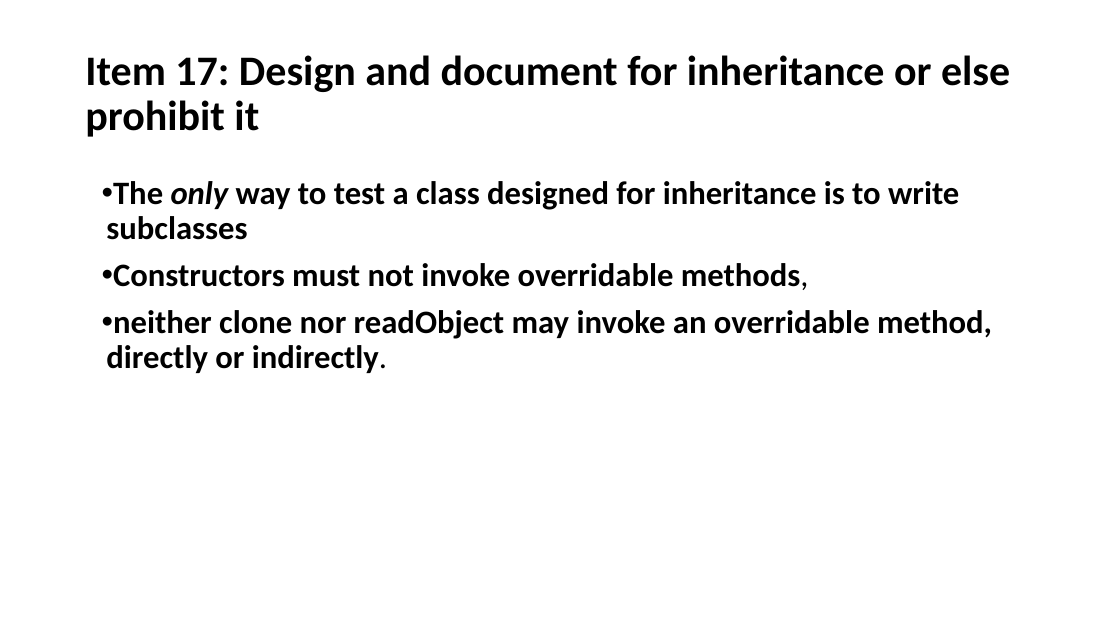
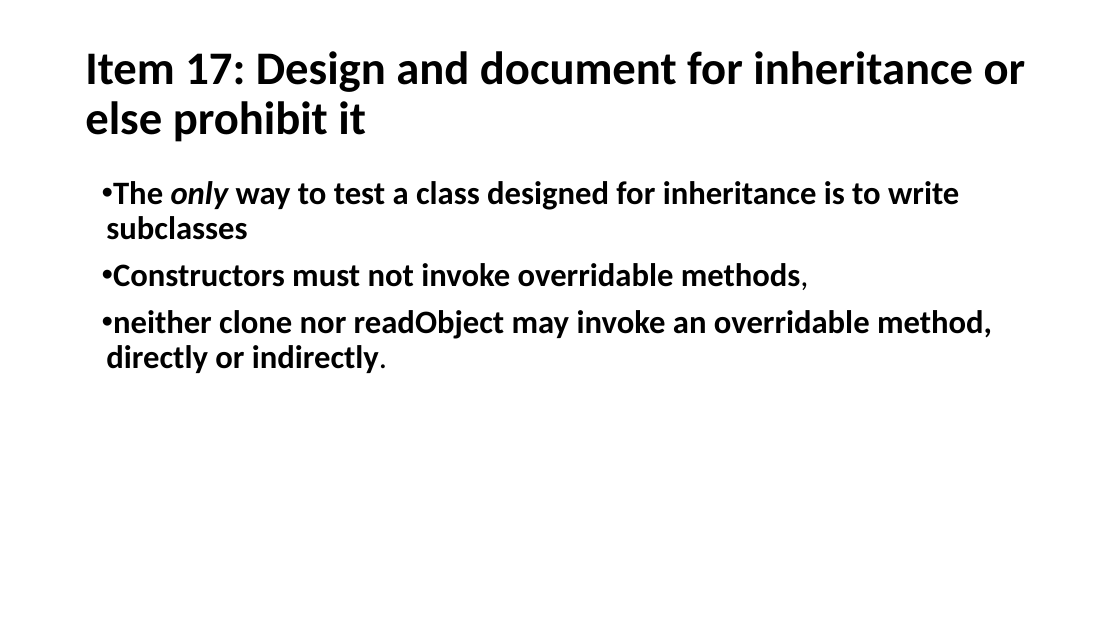
Before and after one commit to javamaster-llc/effective-java-examples-master, a slide deck: slide 25 of Study of Effective Java™.pptx. Drawn at 1120x630 pixels with LibreOffice and Linux fonts; fonts in the diff are those of the drawing. Boxes give left, top, right and bottom in pixels: in the first picture for what was removed or moved away, otherwise in the second. Text is boxed around its words. In the diff, an @@ line names an element or a change of style, - is before the commit and + after.

```diff
--- a/Study of Effective Java™.pptx
+++ b/Study of Effective Java™.pptx
@@ title "Item 17: Design and document ..." at <box>85,51,1026,142</box>: size 36 to 40 pt @@
```
Also in this commit, not shown: 1 other slide changed, 25 slides added.
